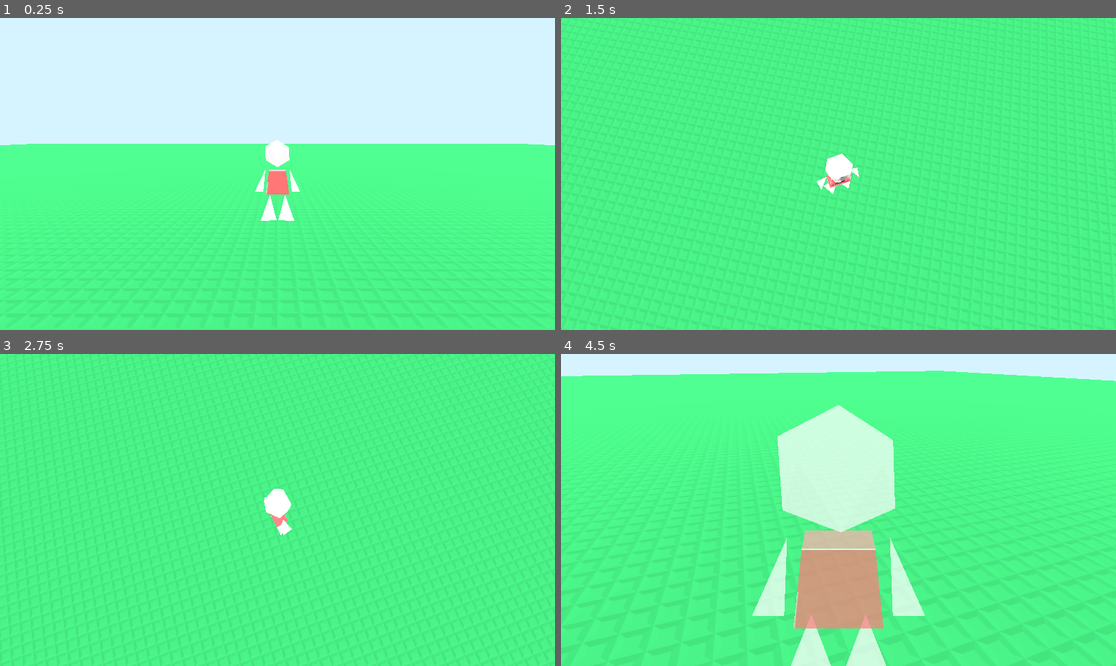
Above: before the commit, frames 1-4 (two rows, left to right).
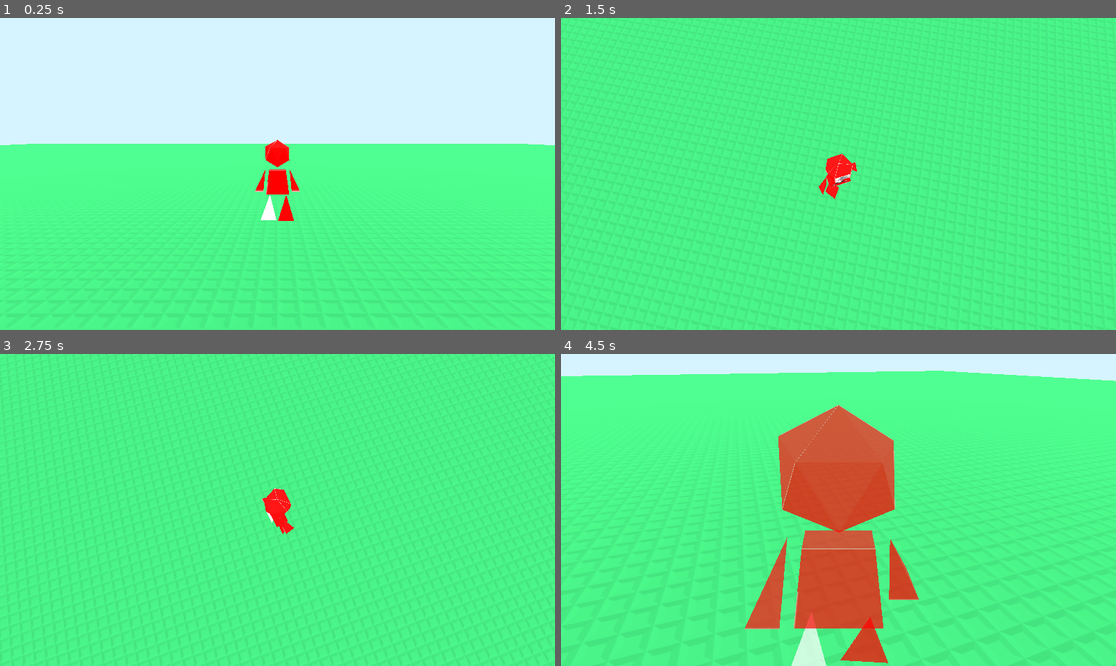
Above: after the commit, the same moments.

Repository: Razorboot/block
Game: Godot game, scene res://scenes/main.tscn
The game is run twice, just before and just after one commit, with the same random seed, the same clock (stepped at 60 frames per second) and the same inputs.
Inputs (mouse positions are in pixels of both pictures, inside the frame that each line leads up to):
- Up to frame 1 (0.25 s): no input
- Up to frame 2 (1.5 s): tap Enter at 0.5 s; move the mouse to (960, 158) at 0.52 s; hold D (move_right) 0.53-1.28 s; hold Down (camera_down) 0.53-1.28 s; click (960, 158) at 0.67 s; tap Space (jump) at 0.77 s; move the mouse to (727, 189) at 1.27 s; hold S (move_back) from 1.28 s (still down); tap Left (camera_left) at 1.35 s
- Up to frame 3 (2.75 s): tap Space (jump) at 1.52 s; move the mouse to (333, 441) at 2.02 s; release S (move_back) at 2.03 s; hold D (move_right) from 2.03 s (still down); hold Right (camera_right) from 2.03 s (still down)
- Up to frame 4 (4.5 s): move the mouse to (810, 572) at 2.77 s; release D (move_right) at 2.78 s; release Right (camera_right) at 2.78 s; hold W (move_forward) 2.78-3.53 s; tap Up (camera_up) at 2.85 s; click (810, 572) at 2.92 s; tap Space (jump) at 3.02, 3.77 s; move the mouse to (1005, 556) at 3.52 s; hold A (move_left) 3.53-4.28 s; hold Mouse wheel up (camera_zoom_in) 3.53-4.28 s; move the mouse to (794, 506) at 4.27 s; hold W (move_forward) from 4.28 s (still down); tap Mouse wheel down (camera_zoom_out) at 4.35 s

The runs differ from the first frame. In frame 1, 0.8% of the frame differs, in the area x 45-55%, y 38-66%; in frame 2, 0.5%; in frame 3, 0.5%; in frame 4, 14%, in the area x 33-66%, y 16-100%.

Commit message:
feat: wip walk anim, new uv maps for model ,etc.

Diff:
--- a/scenes/character.tscn
+++ b/scenes/character.tscn
@@ -20,17 +20,31 @@
 
 [node name="Character" unique_id=317579338 instance=ExtResource("1_agfs1")]
 
-[node name="RightLeg" parent="Armature/Skeleton3D/RightLeg_2" parent_id_path=PackedInt32Array(1895391182) index="0" unique_id=826043186]
+[node name="Skeleton3D" parent="Armature" parent_id_path=PackedInt32Array(1673939873) index="0" unique_id=2135700701]
+bones/1/rotation = Quaternion(0.0051794765, 0.9809332, -0.19247465, -0.026396759)
+bones/2/rotation = Quaternion(0.19247465, -0.026396787, -0.0051794522, 0.9809332)
+bones/4/rotation = Quaternion(1.3556391e-08, 5.240994e-09, 0.93272185, -0.36059666)
+
+[node name="RightLeg_2" parent="Armature/Skeleton3D" index="0" unique_id=1527601791]
+transform = Transform3D(-0.049793426, 0.37788293, 0.9245133, -0.020322854, -0.9258534, 0.37733608, 0.9985526, 1.0813312e-07, 0.05378107, 0, -0.16443634, 0)
+
+[node name="RightLeg" parent="Armature/Skeleton3D/RightLeg_2" index="0" unique_id=2136454092]
 surface_material_override/0 = SubResource("StandardMaterial3D_rkhd4")
 
-[node name="RightArm" parent="Armature/Skeleton3D/RightArm_2" parent_id_path=PackedInt32Array(1553822709) index="0" unique_id=1335796700]
+[node name="LeftLeg_2" parent="Armature/Skeleton3D" index="1" unique_id=421234606]
+transform = Transform3D(-0.049792774, -0.3778829, -0.9245133, 0.020322816, -0.9258533, 0.37733608, -0.99855256, -1.04407825e-07, 0.053780455, 0, -0.16443634, 0)
+
+[node name="RightArm_2" parent="Armature/Skeleton3D" index="2" unique_id=1982304135]
+transform = Transform3D(-0.73994035, 0.67267275, 2.1508914e-08, -0.6726729, -0.73994017, 1.9553557e-08, 2.906846e-08, 8.881784e-16, 1, 0, 1.0000001, 0)
+
+[node name="RightArm" parent="Armature/Skeleton3D/RightArm_2" index="0" unique_id=1798356028]
 surface_material_override/0 = SubResource("StandardMaterial3D_lrhn5")
 
-[node name="LeftArm" parent="Armature/Skeleton3D/LeftArm_2" parent_id_path=PackedInt32Array(2115679077) index="0" unique_id=1874960292]
+[node name="LeftArm" parent="Armature/Skeleton3D/LeftArm_2" parent_id_path=PackedInt32Array(1927345343) index="0" unique_id=1310469106]
 surface_material_override/0 = SubResource("StandardMaterial3D_my7n2")
 
-[node name="Head" parent="Armature/Skeleton3D/Head_2" parent_id_path=PackedInt32Array(786013617) index="0" unique_id=1786571661]
+[node name="Head" parent="Armature/Skeleton3D/Head_2" parent_id_path=PackedInt32Array(1455541858) index="0" unique_id=1320448012]
 surface_material_override/0 = SubResource("StandardMaterial3D_dp8ca")
 
-[node name="Torso" parent="Armature/Skeleton3D/Spine" parent_id_path=PackedInt32Array(1737260284) index="0" unique_id=403564238]
+[node name="Torso" parent="Armature/Skeleton3D/Spine" parent_id_path=PackedInt32Array(1142778093) index="0" unique_id=186936271]
 surface_material_override/0 = SubResource("StandardMaterial3D_0lw5n")
--- a/scripts/humanoid.gd
+++ b/scripts/humanoid.gd
@@ -7,6 +7,7 @@
 
 @onready var pivot: Node3D = $Pivot
 @onready var camera_pivot: Node3D = $"../CameraYaw"
+@onready var anim: AnimationPlayer = $Pivot/Character/AnimationPlayer
 
 func _physics_process(delta: float) -> void:
 	var input_vec := Vector2.ZERO
@@ -37,6 +38,12 @@
 	velocity.x = move_dir.x * move_speed
 	velocity.z = move_dir.z * move_speed
 
+	if move_dir.length() > 0.1:
+		if anim.current_animation != "Walk":
+			anim.play("Walk")
+	else:
+		anim.stop()
+
 	# Turn character to face movement direction
 	if move_dir.length() > 0.001:
 		var target_basis := Basis.looking_at(move_dir, Vector3.UP)
Binary file changed: art/avatar/model.glb
Binary file changed: art/avatar/textures/atlas.png
Binary file changed: art/avatar/textures/noob.png
Not shown, changed: art/avatar/model.blend
Not shown, changed: art/avatar/textures/noob.xcf
